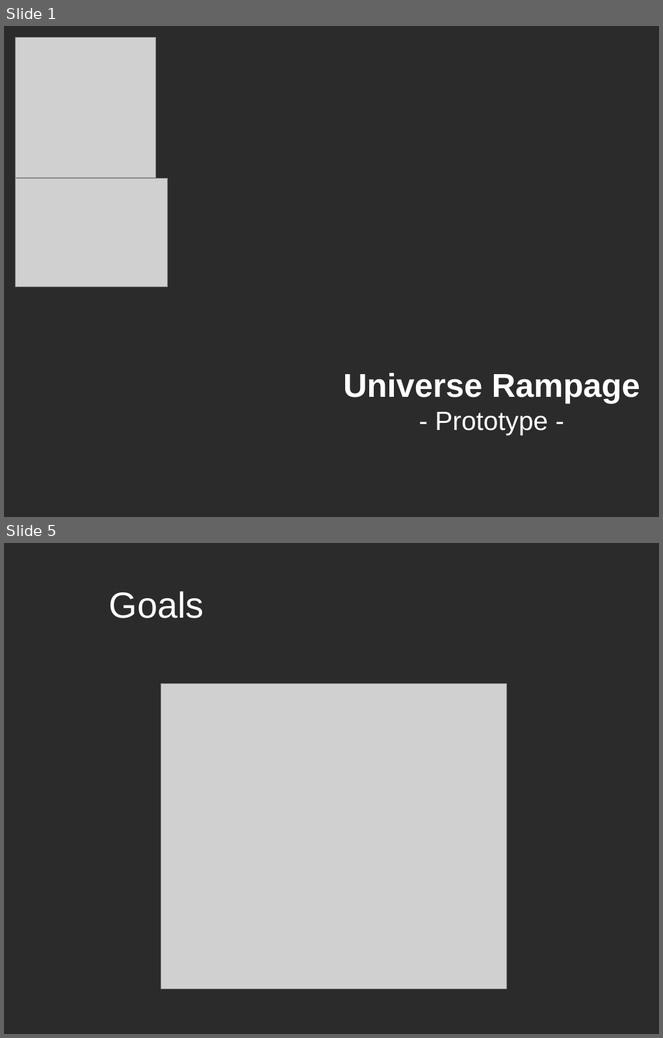
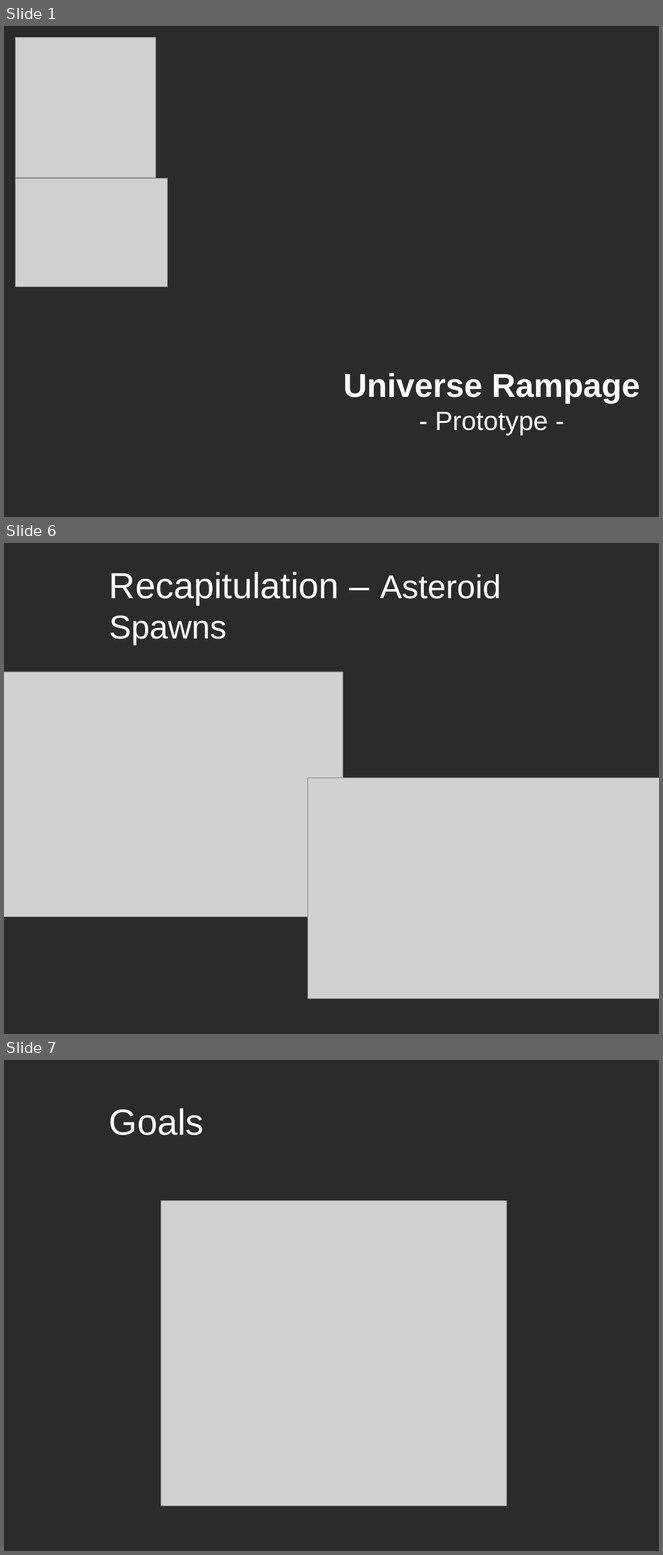
Before and after one commit to szyuGH/StarrockGame, a slide deck: Docs/PresentationPrototype2/PrototypePresentation2.odp. Shown one above the other, each under a label of ours: slides 1 and 5 before the commit, slides 1, 6 and 7 after it; the slides between them are not shown. The pictures are 663x1038 and 663x1555 pixels, drawn with LibreOffice and Linux fonts; fonts in the diff are those of the drawing; grey boxes stand for pictures; background and template pictures are left out; a plain dark background stands for a picture behind light text. Boxes give left, top, right and bottom in pixels: in the first picture for what was removed or moved away, otherwise in the second. Text is boxed around its words. In the diff, an @@ line names an element or a change of style, - is before the commit and + after.

```diff
--- a/Docs/PresentationPrototype2/PrototypePresentation2.odp
+++ b/Docs/PresentationPrototype2/PrototypePresentation2.odp
@@ slide 6 added at [4,543,659,1034], background picture (left out) @@
@@ title added at [109,572,501,645], 44 pt, text #FFFFFF @@
+Recapitulation – Asteroid Spawns
@@ picture added at [4,672,343,917] @@
@@ picture added at [308,778,659,999] @@
@@ what was slide 5 is now slide 7 @@
```
Also in this commit, not shown: 1 slide changed, 5 other slides added, 9 other files.
